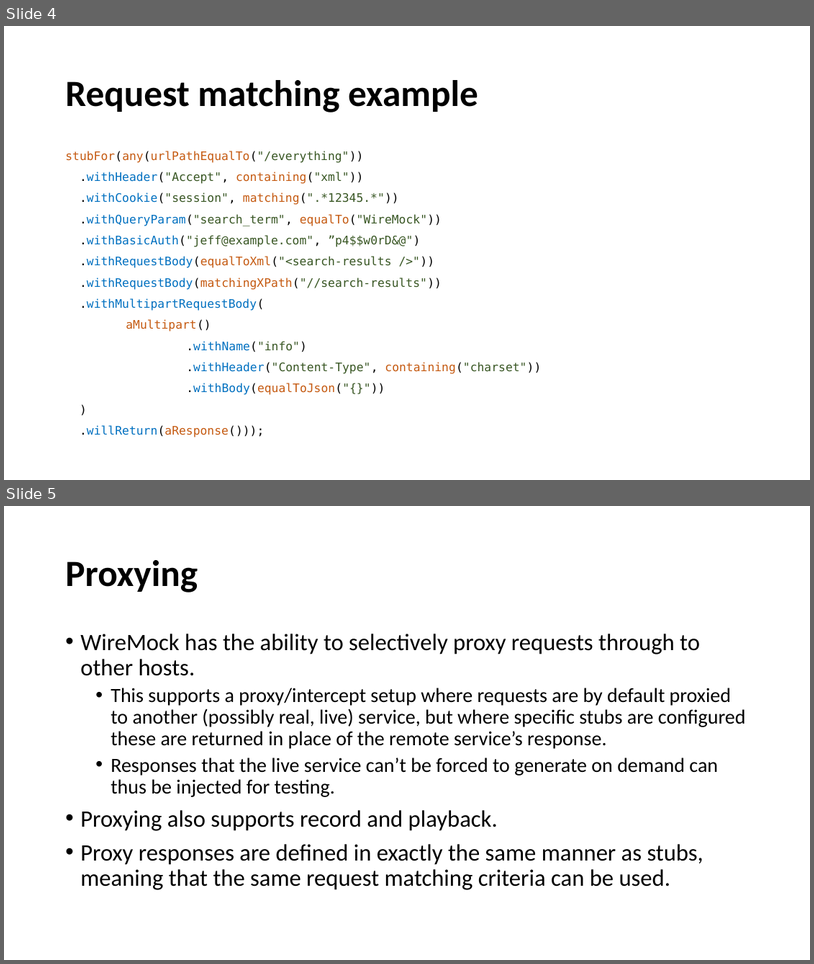
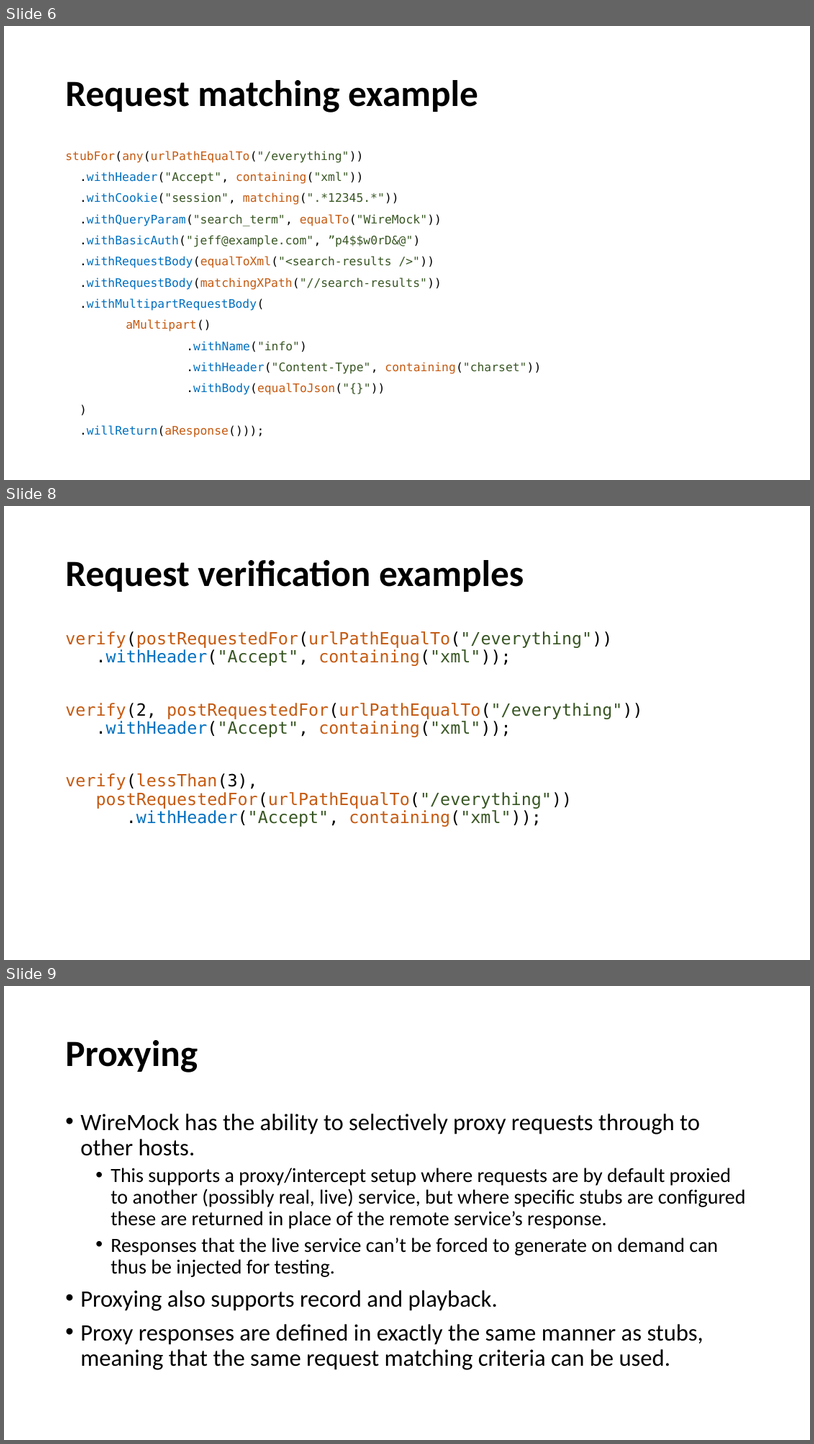
Before and after one commit to cebartling/test-driven, a slide deck: presentations/Introduction to WireMock.pptx. Shown one above the other, each under a label of ours: slides 4 and 5 before the commit, slides 6, 8 and 9 after it; the slides between them are not shown. The pictures are 814x964 and 814x1444 pixels, drawn with LibreOffice and Linux fonts; fonts in the diff are those of the drawing. Boxes give left, top, right and bottom in pixels: in the first picture for what was removed or moved away, otherwise in the second. Text is boxed around its words. In the diff, an @@ line names an element or a change of style, - is before the commit and + after.

```diff
--- a/presentations/Introduction to WireMock.pptx
+++ b/presentations/Introduction to WireMock.pptx
@@ slide 8 added at bbox=[4, 506, 810, 960], background #FFFFFF @@
@@ title added at bbox=[65, 560, 524, 592], 44 pt, text #000000, bold @@
+Request verification examples
@@ text added at bbox=[65, 631, 643, 826], 20 pt, text #C55A11 @@
+verify(postRequestedFor(urlPathEqualTo("/everything"))
+.withHeader("Accept", containing("xml"));
+verify(2, postRequestedFor(urlPathEqualTo("/everything"))
+.withHeader("Accept", containing("xml"));
+verify(lessThan(3),
+postRequestedFor(urlPathEqualTo("/everything"))
+.withHeader("Accept", containing("xml"));
@@ what was slide 4 is now slide 6 @@
@@ what was slide 5 is now slide 9 @@
```
Also in this commit, not shown: 1 slide changed, 3 other slides added.
